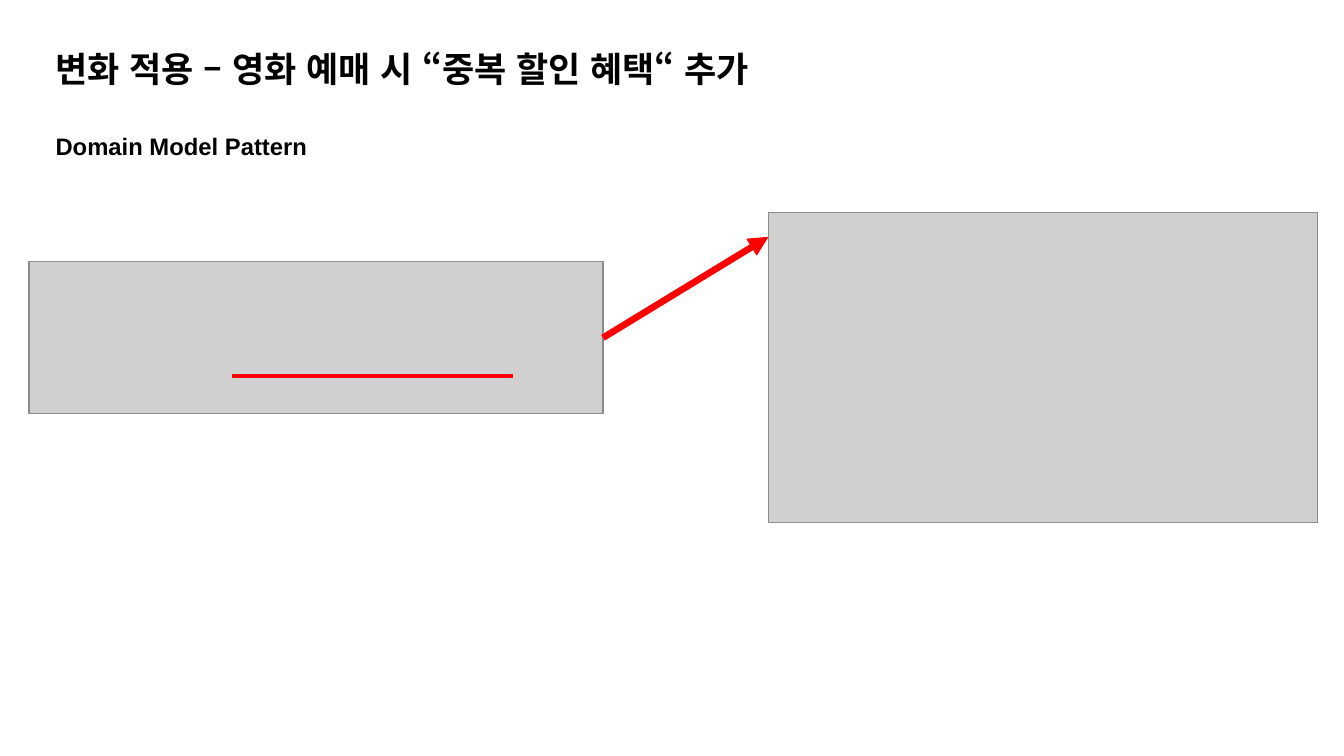
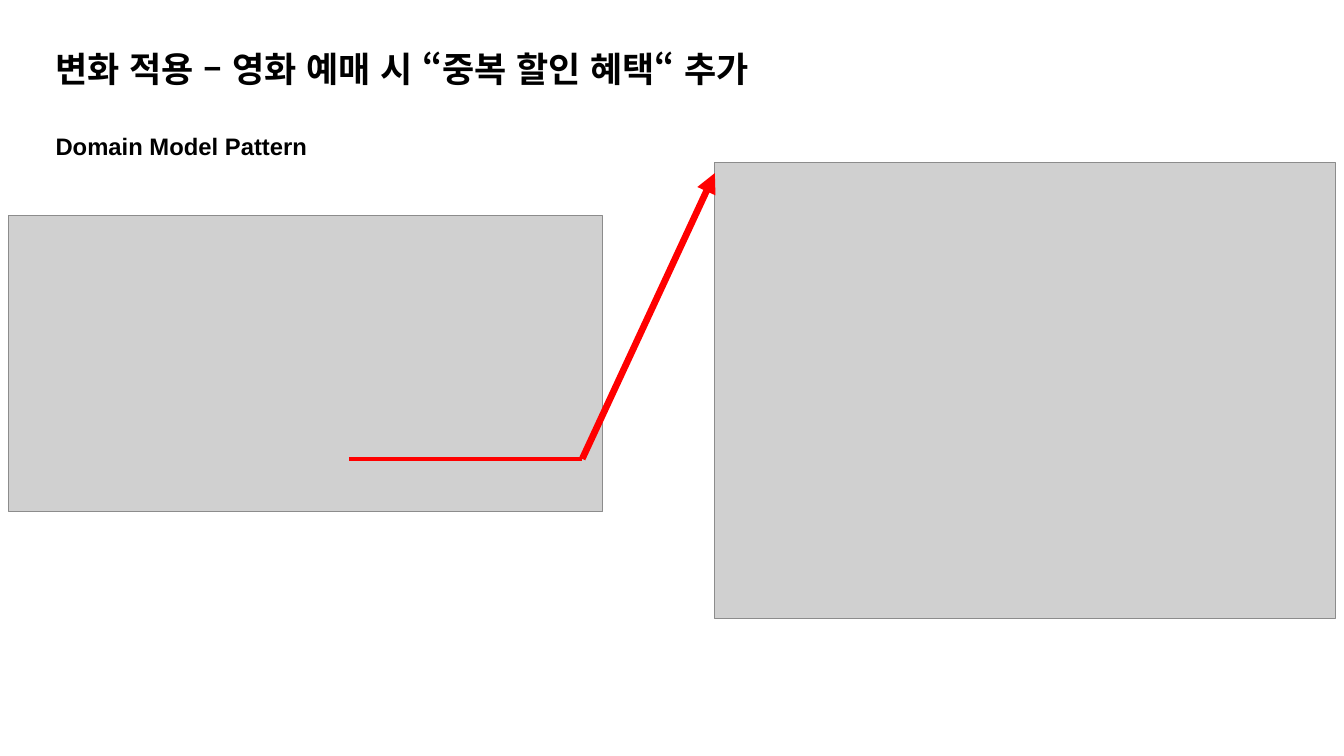
Before and after one commit to K-Diger/RealOOP, a slide deck: slide 34 of RealOOP.pptx (slide 29 before the commit). Drawn at 1344x756 pixels with LibreOffice and Linux fonts; fonts in the diff are those of the drawing; grey boxes stand for pictures. Boxes give left, top, right and bottom in pixels: in the first picture for what was removed or moved away, otherwise in the second. Text is boxed around its words. In the diff, an @@ line names an element or a change of style, - is before the commit and + after.

```diff
--- a/RealOOP.pptx
+++ b/RealOOP.pptx
@@ arrow moved from (603, 338) - (768, 237) to (583, 459) - (715, 173) @@
@@ picture: place and size @@
-picture at box(768, 213, 1318, 522)
+picture at box(715, 162, 1335, 618)
@@ picture added at box(9, 216, 604, 511) @@
@@ picture removed at box(29, 261, 603, 413) @@
@@ line removed from (232, 376) to (513, 376) @@
@@ line added from (349, 459) to (583, 459), #FF0000 3 pt @@
```
Also in this commit, not shown: 17 other slides changed, 8 slides added, 2 slides removed.
